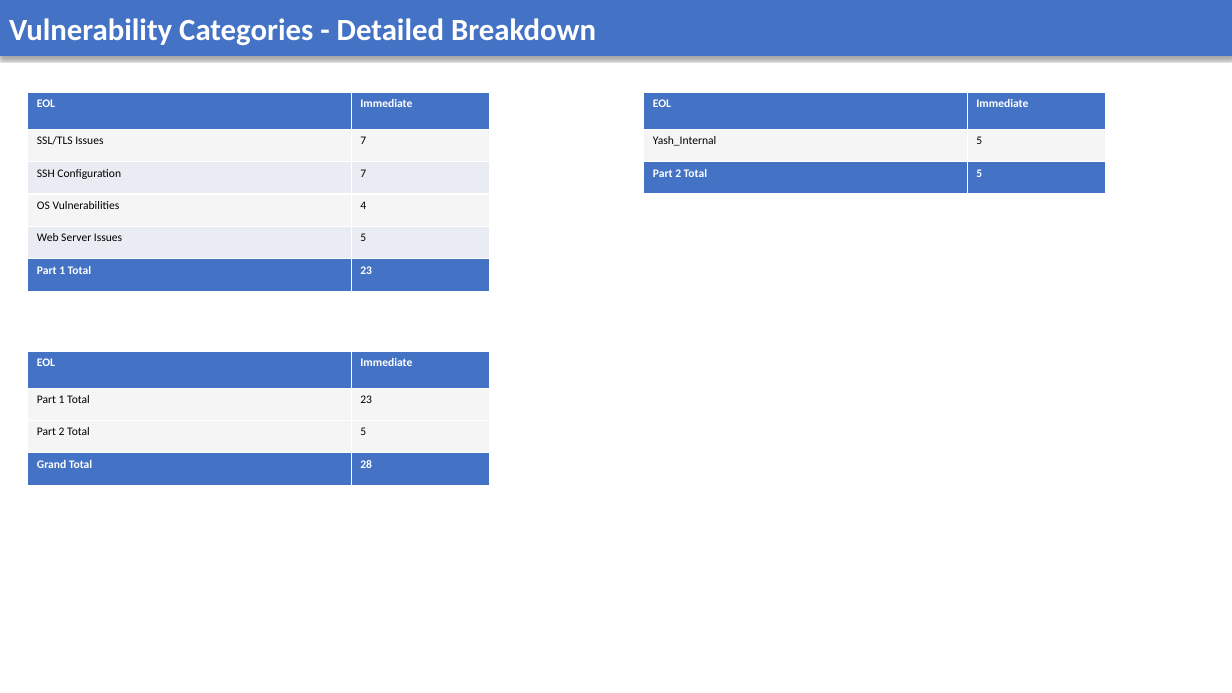
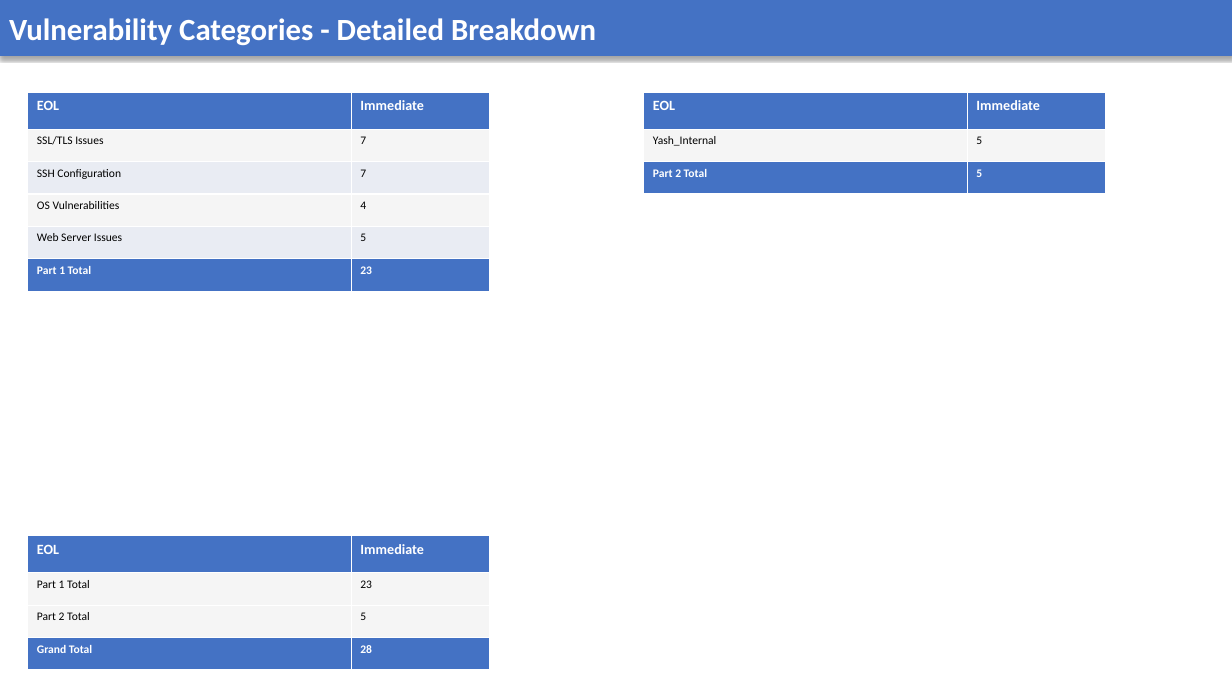
Before and after one commit to AnekantEmployee/vms_automation, a slide deck: slide 9 of vms_ppt/Test Report 1.pptx. Drawn at 1232x693 pixels with LibreOffice and Linux fonts; fonts in the diff are those of the drawing. Boxes give left, top, right and bottom in pixels: in the first picture for what was removed or moved away, otherwise in the second. Text is boxed around its words. In the diff, an @@ line names an element or a change of style, - is before the commit and + after.

```diff
--- a/vms_ppt/Test Report 1.pptx
+++ b/vms_ppt/Test Report 1.pptx
@@ table at [28, 92, 490, 291] @@
@@ size 9 to 11 pt in "EOL", "Immediate" @@
@@ table at [644, 92, 1106, 194] @@
@@ size 9 to 11 pt in "EOL", "Immediate" @@
@@ table at [28, 536, 490, 670] @@
@@ size 9 to 11 pt in "EOL", "Immediate" @@
@@ table: place and size @@
-table at [28, 351, 490, 485]
+table at [28, 536, 490, 670]
```
Also in this commit, not shown: 6 other slides changed, 11 other files.
